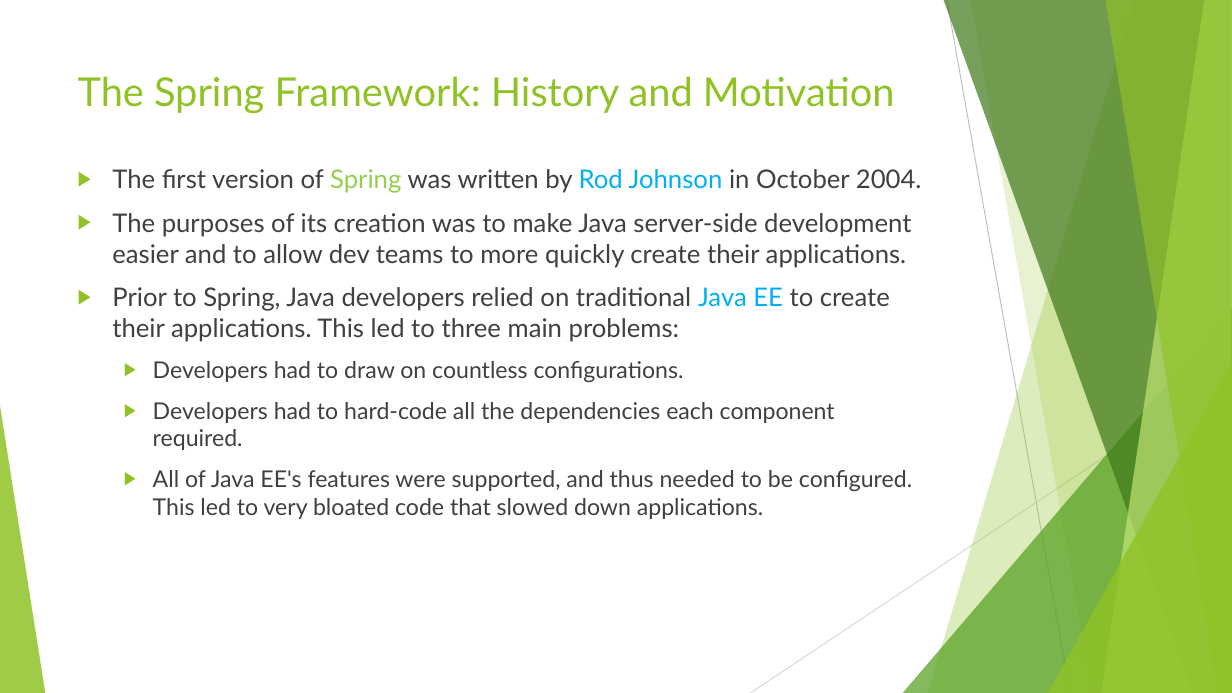
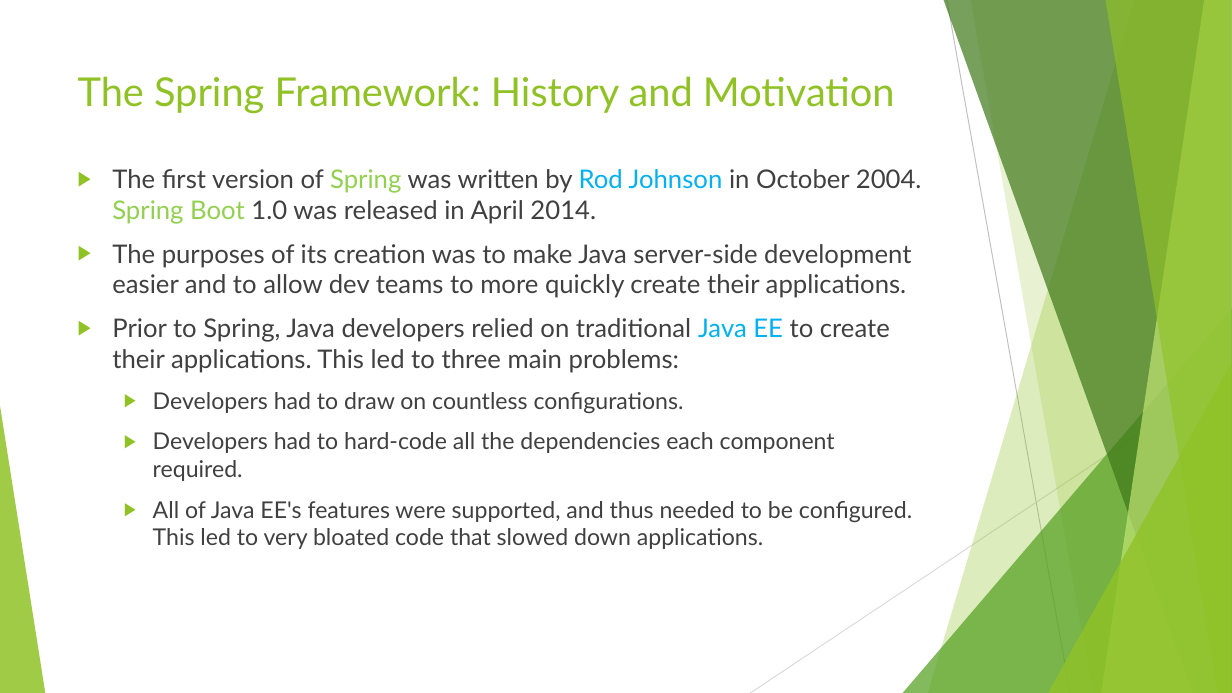
Before and after one commit to ybensman/SpringDemo, a slide deck: slide 6 of Spring_Beginners_1_SpringBootAndCore.pptx. Drawn at 1232x693 pixels with LibreOffice and Linux fonts; fonts in the diff are those of the drawing. Boxes give left, top, right and bottom in pixels: in the first picture for what was removed or moved away, otherwise in the second. Text is boxed around its words. In the diff, an @@ line names an element or a change of style, - is before the commit and + after.

```diff
--- a/Spring_Beginners_1_SpringBootAndCore.pptx
+++ b/Spring_Beginners_1_SpringBootAndCore.pptx
@@ text at [112,169,922,224]: text changed @@
-▶ The first version of Spring was written by Rod Johnson in October 2004.
+▶ The first version of Spring was written by Rod Johnson in October 2004. Spring Boot 1.0 was released in April 2014.
```
Also in this commit, not shown: 3 other slides changed, 2 slides added, 1 slide removed.
